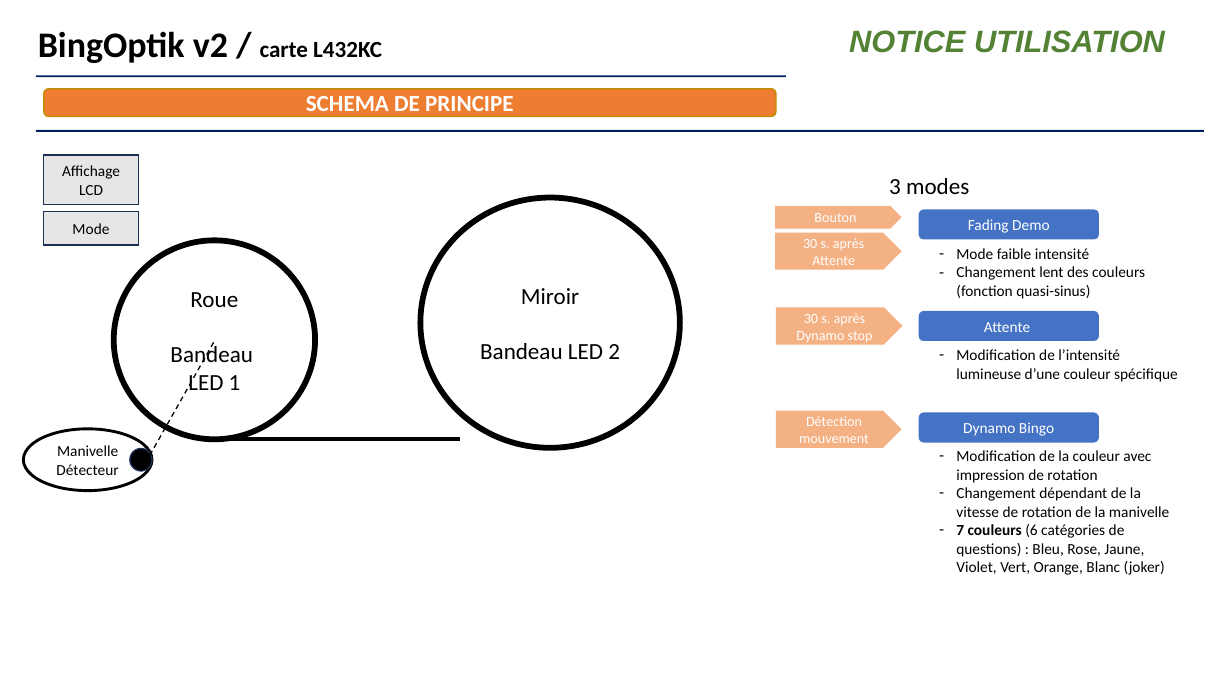
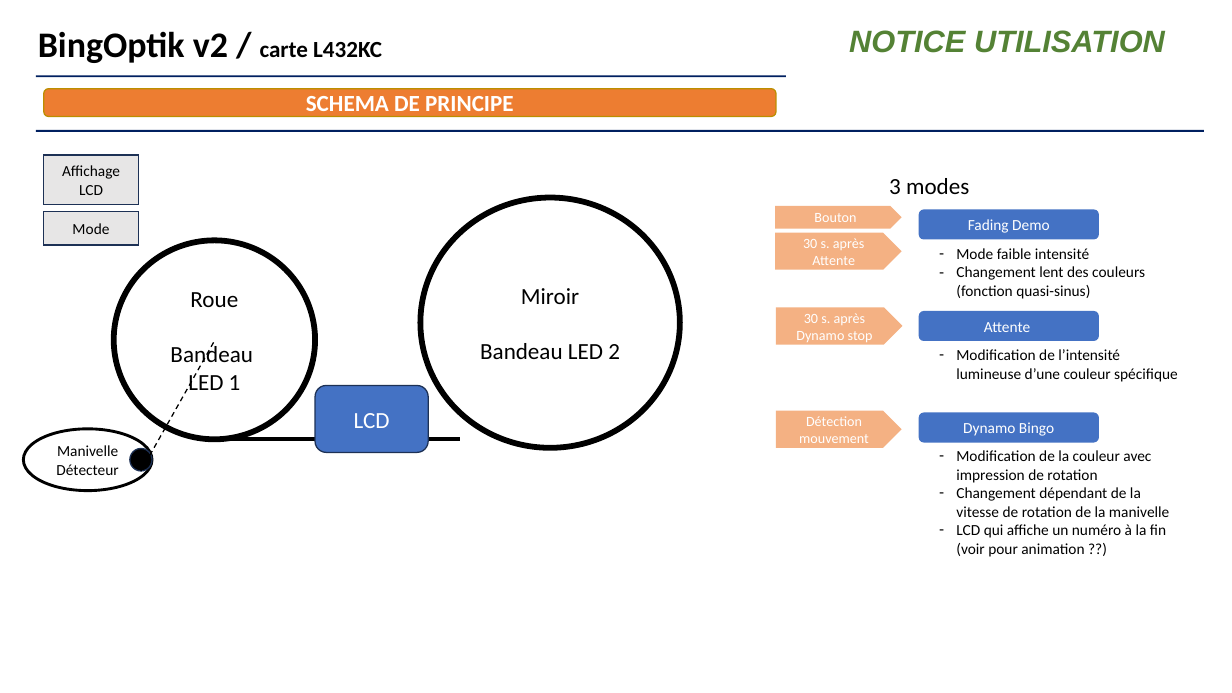
Before and after one commit to IOGS-LEnsE-platforms/labworks, a slide deck: slide 2 of stuffs/Bingoptik_v2/Bingoptik_v2_doc.pptx. Drawn at 1232x693 pixels with LibreOffice and Linux fonts; fonts in the diff are those of the drawing. Boxes give left, top, right and bottom in pixels: in the first picture for what was removed or moved away, otherwise in the second. Text is boxed around its words. In the diff, an @@ line names an element or a change of style, - is before the commit and + after.

```diff
--- a/stuffs/Bingoptik_v2/Bingoptik_v2_doc.pptx
+++ b/stuffs/Bingoptik_v2/Bingoptik_v2_doc.pptx
@@ rounded rectangle added at (315,385,428,452), fill #4472C4, outline #1E3256 1 pt, 18 pt, text #FFFFFF @@
+LCD
@@ text at (956,524,1166,557): text changed @@
-– 7 couleurs (6 catégories de questions) : Bleu, Rose, Jaune, Violet, Vert, Orange, Blanc (joker)
+– LCD qui affiche un numéro à la fin (voir pour animation ??)
```
Also in this commit, not shown: 1 other slide changed.
